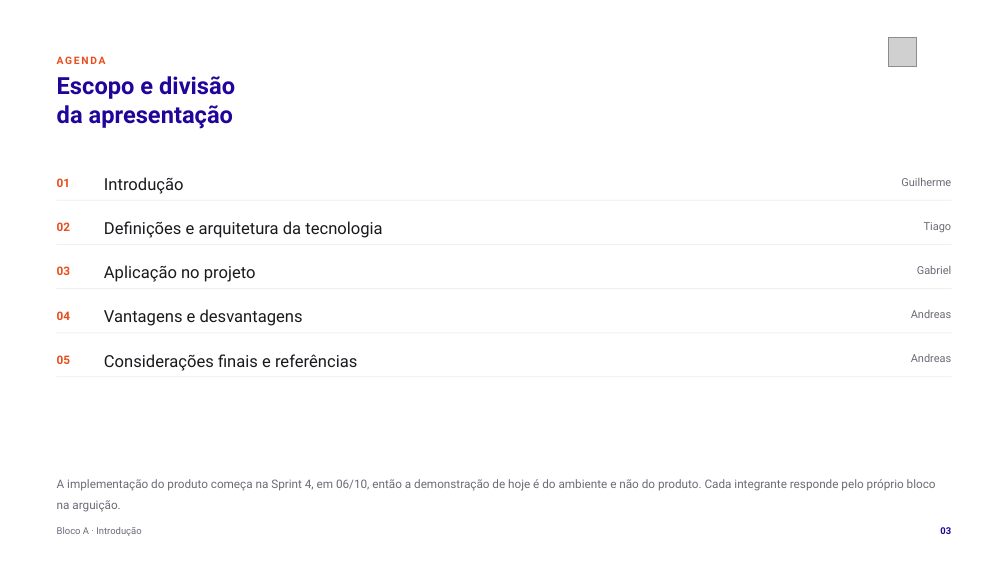
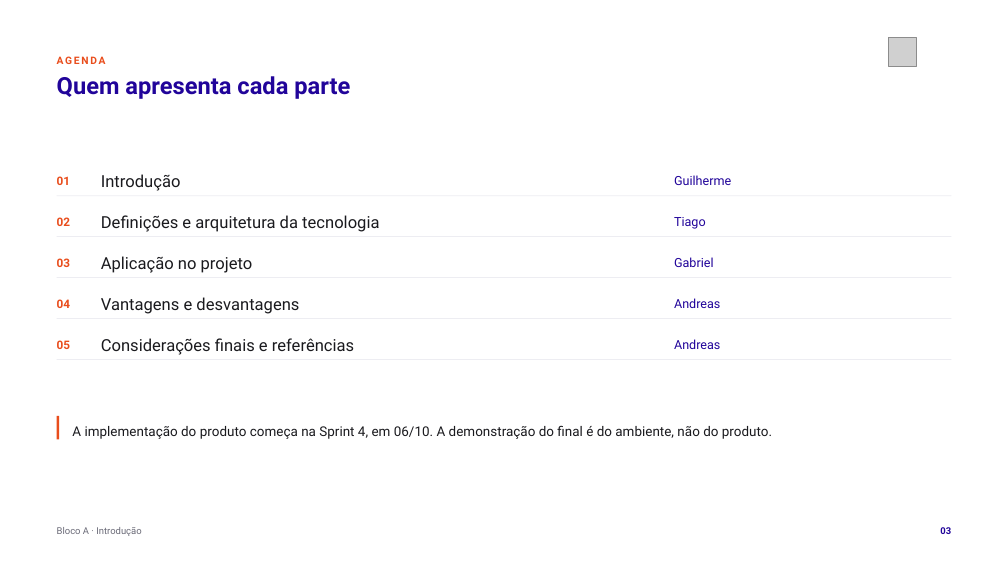
Before and after one commit to tcpassos/invite-app, a slide deck: slide 3 of trabalhos/T1-Docker-Invite-People.pptx. Drawn at 1008x567 pixels with LibreOffice and Linux fonts; fonts in the diff are those of the drawing; grey boxes stand for pictures. Boxes give left, top, right and bottom in pixels: in the first picture for what was removed or moved away, otherwise in the second. Text is boxed around its words. In the diff, an @@ line names an element or a change of style, - is before the commit and + after.

```diff
--- a/trabalhos/T1-Docker-Invite-People.pptx
+++ b/trabalhos/T1-Docker-Invite-People.pptx
@@ text at <box>57,76,350,99</box>: text changed @@
-Escopo e divisão
-da apresentação
+Quem apresenta cada parte
@@ text "Guilherme": place and size @@
-text "Guilherme" at <box>901,178,951,186</box>
+text "Guilherme" at <box>674,175,731,185</box>
@@ text "Definições e arquitetura da tecnologia": place and size @@
-text "Definições e arquitetura da tecnologia" at <box>104,221,382,238</box>
+text "Definições e arquitetura da tecnologia" at <box>101,215,379,232</box>
@@ text "02": place and size @@
-text "02" at <box>57,222,70,231</box>
+text "02" at <box>57,217,70,226</box>
@@ text "Tiago": place and size @@
-text "Tiago" at <box>924,222,952,232</box>
+text "Tiago" at <box>674,217,706,229</box>
@@ text "Aplicação no projeto": place and size @@
-text "Aplicação no projeto" at <box>104,265,256,282</box>
+text "Aplicação no projeto" at <box>101,256,253,273</box>
@@ text "Gabriel": place and size @@
-text "Gabriel" at <box>917,266,951,274</box>
+text "Gabriel" at <box>674,257,714,267</box>
@@ 2 texts, 2 rectangles: place and size @@
-2 texts, 2 rectangles at <box>57,244,951,320</box>
+2 texts, 2 rectangles at <box>57,236,951,308</box>
@@ text "Vantagens e desvantagens": place and size @@
-text "Vantagens e desvantagens" at <box>104,309,303,326</box>
+text "Vantagens e desvantagens" at <box>101,297,299,314</box>
@@ text "Andreas": place and size @@
-text "Andreas" at <box>911,310,951,318</box>
+text "Andreas" at <box>674,298,720,308</box>
@@ rectangle: place and size @@
-rectangle at <box>57,333,951,333</box>
+rectangle at <box>57,318,951,319</box>
@@ text "05": place and size @@
-text "05" at <box>57,355,70,364</box>
+text "05" at <box>57,340,70,349</box>
@@ rectangle: place and size @@
-rectangle at <box>57,377,951,377</box>
+rectangle at <box>57,359,951,360</box>
@@ text "Considerações finais e referências": place and size @@
-text "Considerações finais e referências" at <box>104,354,357,371</box>
+text "Considerações finais e referências" at <box>101,338,354,355</box>
@@ size 10.5 to 12 pt, text colour #6B6B78 to #21049A; alignment right to left in 5 elements at <box>674,175,731,185</box>, <box>674,217,706,229</box>, <box>674,257,714,267</box>, <box>674,298,720,308</box>, <box>674,339,720,349</box> @@
@@ text "Andreas": place and size @@
-text "Andreas" at <box>911,354,951,362</box>
+text "Andreas" at <box>674,339,720,349</box>
@@ rectangle added at <box>57,416,59,439</box>, fill #E94D1C @@
@@ text at <box>72,425,772,439</box>: text changed; size 11.2 to 12.8 pt; text colour #6B6B78 to #1A1A1E @@
-A implementação do produto começa na Sprint 4, em 06/10, então a demonstração de hoje é do ambiente e não do produto. Cada integrante responde pelo próprio bloco na arguição.
+A implementação do produto começa na Sprint 4, em 06/10. A demonstração do final é do ambiente, não do produto.
```
Also in this commit, not shown: 31 other slides changed, 16 other files.
